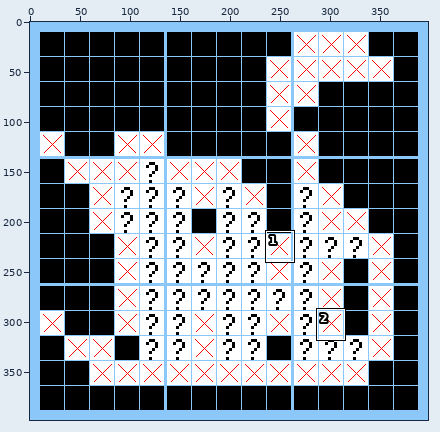
Two states of a sprite sheet, output2.png. The picture above shows the old version from afar; the outline marks the close-up.
Close-up. Old version:
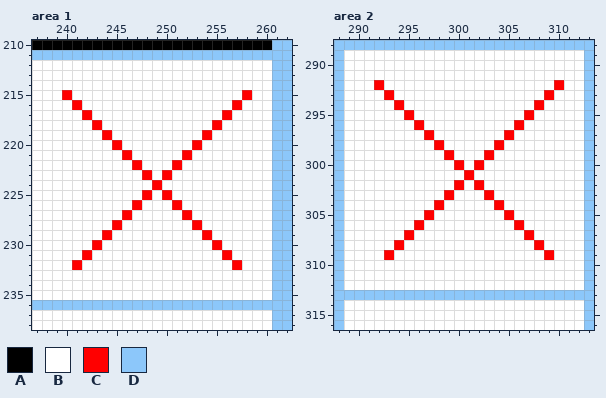
The file is 398x398 pixels. Shown: area 1: x 237..262, y 210..238; area 2: x 288..313, y 288..316. The commit also changed other parts of the picture, which this record leaves out.
Palette (. is transparent): A #000000  B #ffffff  C #ff0000  D #8cc7fa
Pixels before, area 1, first column x 237:
210 AAAAAAAAAAAAAAAAAAAAAAAADD
211 DDDDDDDDDDDDDDDDDDDDDDDDDD
212 BBBBBBBBBBBBBBBBBBBBBBBBDD
213 BBBBBBBBBBBBBBBBBBBBBBBBDD
214 BBBBBBBBBBBBBBBBBBBBBBBBDD
215 BBBCBBBBBBBBBBBBBBBBBCBBDD
216 BBBBCBBBBBBBBBBBBBBBCBBBDD
217 BBBBBCBBBBBBBBBBBBBCBBBBDD
218 BBBBBBCBBBBBBBBBBBCBBBBBDD
219 BBBBBBBCBBBBBBBBBCBBBBBBDD
220 BBBBBBBBCBBBBBBBCBBBBBBBDD
221 BBBBBBBBBCBBBBBCBBBBBBBBDD
222 BBBBBBBBBBCBBBCBBBBBBBBBDD
223 BBBBBBBBBBBCBCBBBBBBBBBBDD
224 BBBBBBBBBBBBCBBBBBBBBBBBDD
225 BBBBBBBBBBBCBCBBBBBBBBBBDD
226 BBBBBBBBBBCBBBCBBBBBBBBBDD
227 BBBBBBBBBCBBBBBCBBBBBBBBDD
228 BBBBBBBBCBBBBBBBCBBBBBBBDD
229 BBBBBBBCBBBBBBBBBCBBBBBBDD
230 BBBBBBCBBBBBBBBBBBCBBBBBDD
231 BBBBBCBBBBBBBBBBBBBCBBBBDD
232 BBBBCBBBBBBBBBBBBBBBCBBBDD
233 BBBBBBBBBBBBBBBBBBBBBBBBDD
234 BBBBBBBBBBBBBBBBBBBBBBBBDD
235 BBBBBBBBBBBBBBBBBBBBBBBBDD
236 DDDDDDDDDDDDDDDDDDDDDDDDDD
237 BBBBBBBBBBBBBBBBBBBBBBBBDD
238 BBBBBBBBBBBBBBBBBBBBBBBBDD
Pixels before, area 2, first column x 288:
288 DDDDDDDDDDDDDDDDDDDDDDDDDD
289 DBBBBBBBBBBBBBBBBBBBBBBBBD
290 DBBBBBBBBBBBBBBBBBBBBBBBBD
291 DBBBBBBBBBBBBBBBBBBBBBBBBD
292 DBBBCBBBBBBBBBBBBBBBBBCBBD
293 DBBBBCBBBBBBBBBBBBBBBCBBBD
294 DBBBBBCBBBBBBBBBBBBBCBBBBD
295 DBBBBBBCBBBBBBBBBBBCBBBBBD
296 DBBBBBBBCBBBBBBBBBCBBBBBBD
297 DBBBBBBBBCBBBBBBBCBBBBBBBD
298 DBBBBBBBBBCBBBBBCBBBBBBBBD
299 DBBBBBBBBBBCBBBCBBBBBBBBBD
300 DBBBBBBBBBBBCBCBBBBBBBBBBD
301 DBBBBBBBBBBBBCBBBBBBBBBBBD
302 DBBBBBBBBBBBCBCBBBBBBBBBBD
303 DBBBBBBBBBBCBBBCBBBBBBBBBD
304 DBBBBBBBBBCBBBBBCBBBBBBBBD
305 DBBBBBBBBCBBBBBBBCBBBBBBBD
306 DBBBBBBBCBBBBBBBBBCBBBBBBD
307 DBBBBBBCBBBBBBBBBBBCBBBBBD
308 DBBBBBCBBBBBBBBBBBBBCBBBBD
309 DBBBBCBBBBBBBBBBBBBBBCBBBD
310 DBBBBBBBBBBBBBBBBBBBBBBBBD
311 DBBBBBBBBBBBBBBBBBBBBBBBBD
312 DBBBBBBBBBBBBBBBBBBBBBBBBD
313 DDDDDDDDDDDDDDDDDDDDDDDDDD
314 DBBBBBBBBBBBBBBBBBBBBBBBBD
315 DBBBBBBBBBBBBBBBBBBBBBBBBD
316 DBBBBBBBBBBBBBBBBBBBBBBBBD
The same view after the edit:
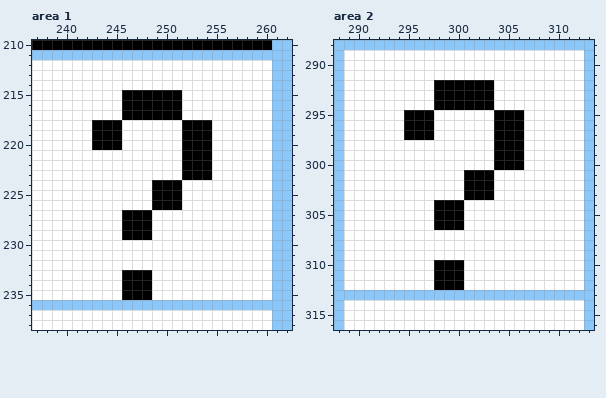
What changed:
Area 1:
Colour B gives way to colour A in rows 215 to 217 at x 246 to 251; in row 218 at x 244 to 245 and 252 to 254; in row 219 at x 243, 245 and 252 to 253; in row 220 at x 243 to 244, 252 and 254; in row 221 at x 253 to 254; in rows 222 to 223 at x 252 to 254.
Colour B gives way to colour A in row 224 at x 250 to 251; in row 225 at x 249 and 251; in row 226 at x 249 to 250; in row 227 at x 247 to 248; in rows 228 to 229 at x 246 to 248; in rows 233 to 235 at x 246 to 248.
Colour C gives way to colour A in row 218 at x 243; in row 219 at x 244 and 254; in row 220 at x 245 and 253; in row 221 at x 252; in row 224 at x 249; in row 225 at x 250.
Colour C gives way to colour A in row 226 at x 251; in row 227 at x 246.
Colour C gives way to colour B in row 215 at x 240 and 258; in row 216 at x 241 and 257; in row 217 at x 242 and 256; in row 218 at x 255; in row 221 at x 246; in row 222 at x 247 and 251.
Colour C gives way to colour B in row 223 at x 248 and 250; in row 225 at x 248; in row 226 at x 247; in row 227 at x 252; in row 228 at x 245 and 253; in row 229 at x 244 and 254.
Colour C gives way to colour B in row 230 at x 243 and 255; in row 231 at x 242 and 256; in row 232 at x 241 and 257.
Area 2:
Colour B gives way to colour A in rows 292 to 294 at x 298 to 303; in row 295 at x 296 to 297 and 304 to 306; in row 296 at x 295, 297 and 304 to 305; in row 297 at x 295 to 296, 304 and 306; in row 298 at x 305 to 306; in rows 299 to 300 at x 304 to 306.
Colour B gives way to colour A in row 301 at x 302 to 303; in row 302 at x 301 and 303; in row 303 at x 301 to 302; in row 304 at x 299 to 300; in rows 305 to 306 at x 298 to 300; in rows 310 to 312 at x 298 to 300.
Colour C gives way to colour A in row 295 at x 295; in row 296 at x 296 and 306; in row 297 at x 297 and 305; in row 298 at x 304; in row 301 at x 301; in row 302 at x 302.
Colour C gives way to colour A in row 303 at x 303; in row 304 at x 298.
Colour C gives way to colour B in row 292 at x 292 and 310; in row 293 at x 293 and 309; in row 294 at x 294 and 308; in row 295 at x 307; in row 298 at x 298; in row 299 at x 299 and 303.
Colour C gives way to colour B in row 300 at x 300 and 302; in row 302 at x 300; in row 303 at x 299; in row 304 at x 304; in row 305 at x 297 and 305; in row 306 at x 296 and 306.
Colour C gives way to colour B in row 307 at x 295 and 307; in row 308 at x 294 and 308; in row 309 at x 293 and 309.
Boxes around the changes in both close-ups, in picture pixels (x1, y1, x2, y2):
changed: (62, 90, 252, 300)
changed: (374, 80, 564, 290)
